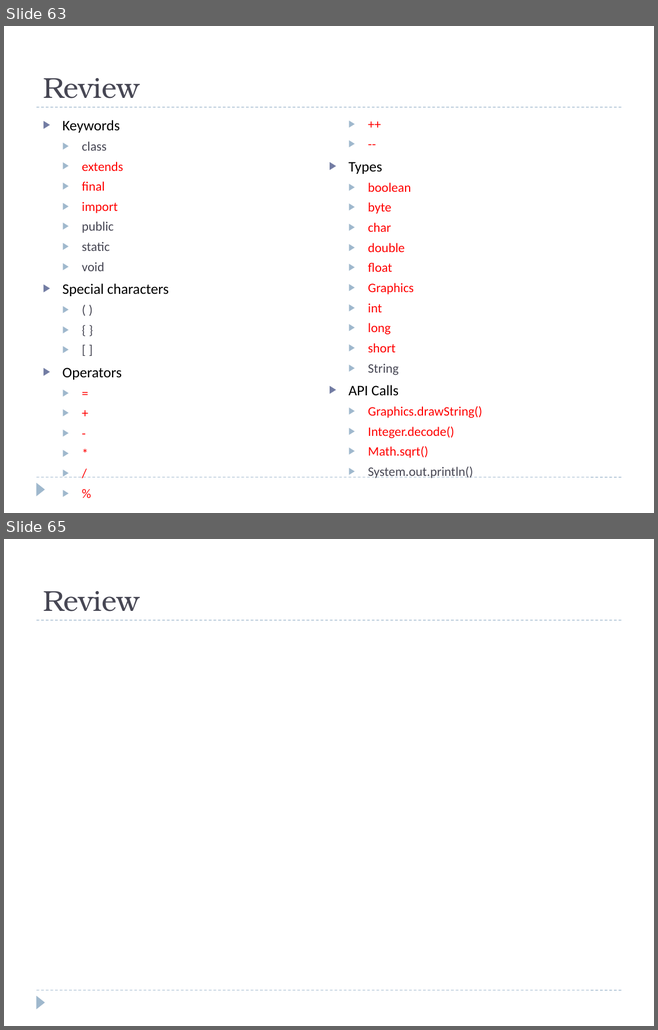
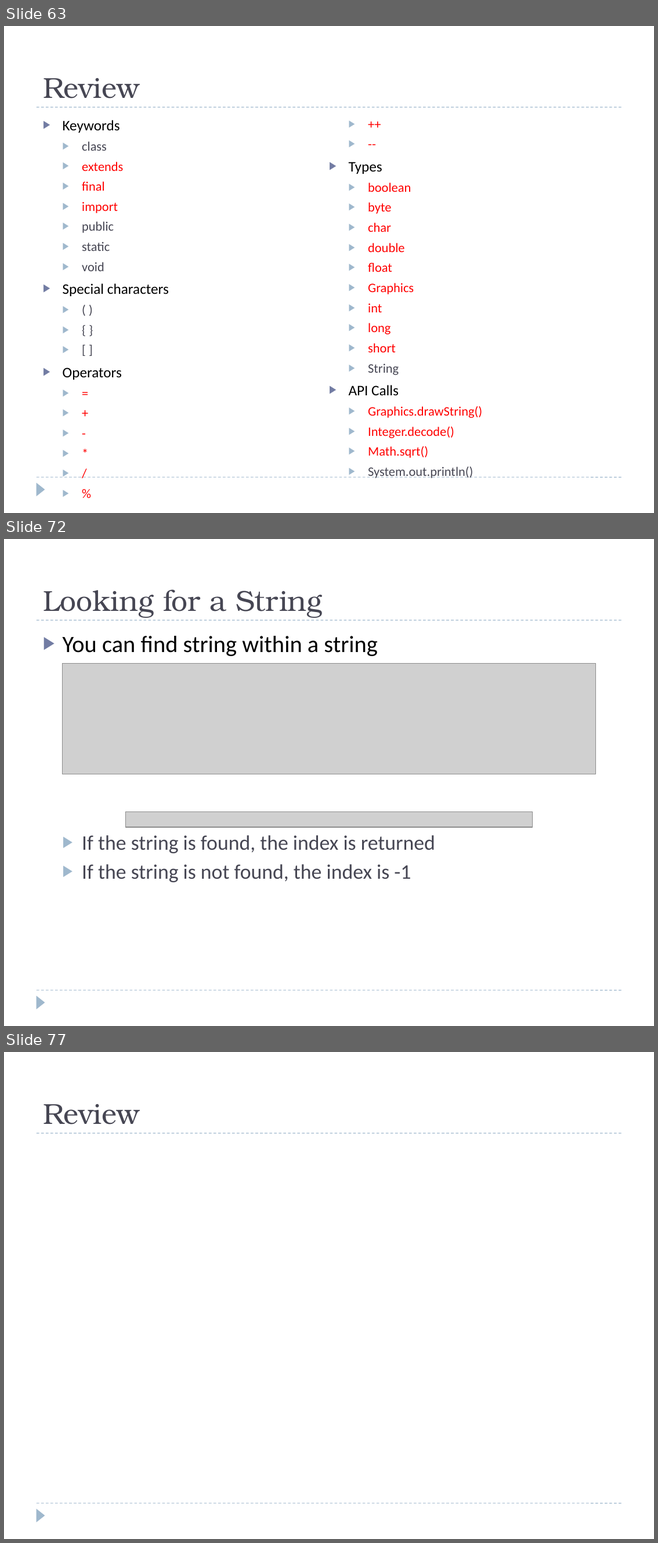
Before and after one commit to bcraig108/JavaClass_2013_Summer, a slide deck: Introduction to Java Programming.pptx. Shown one above the other, each under a label of ours: slides 63 and 65 before the commit, slides 63, 72 and 77 after it; the slides between them are not shown. The pictures are 658x1030 and 658x1543 pixels, drawn with LibreOffice and Linux fonts; fonts in the diff are those of the drawing; grey boxes stand for pictures; background and template pictures are left out. Boxes give left, top, right and bottom in pixels: in the first picture for what was removed or moved away, otherwise in the second. Text is boxed around its words. In the diff, an @@ line names an element or a change of style, - is before the commit and + after.

Commit message:
String Chapter with examples

```diff
--- a/Introduction to Java Programming.pptx
+++ b/Introduction to Java Programming.pptx
@@ slide 72 added at (4, 539, 654, 1026), background #FFFFFF; not listed: 3 template elements that a slide beside it also shows @@
@@ title added at (43, 589, 322, 618), 32 pt, text #464653 @@
+Looking for a String
@@ text added at (63, 636, 435, 882), 23 pt, text #464653 @@
+▶ You can find string within a string
+  ▶ If the string is found, the index is returned
+  ▶ If the string is not found, the index is -1
@@ picture added at (63, 664, 595, 774) @@
@@ picture added at (125, 812, 532, 827) @@
@@ what was slide 65 is now slide 77 @@
```
Also in this commit, not shown: 1 slide changed, 11 other slides added, 4 other files.
